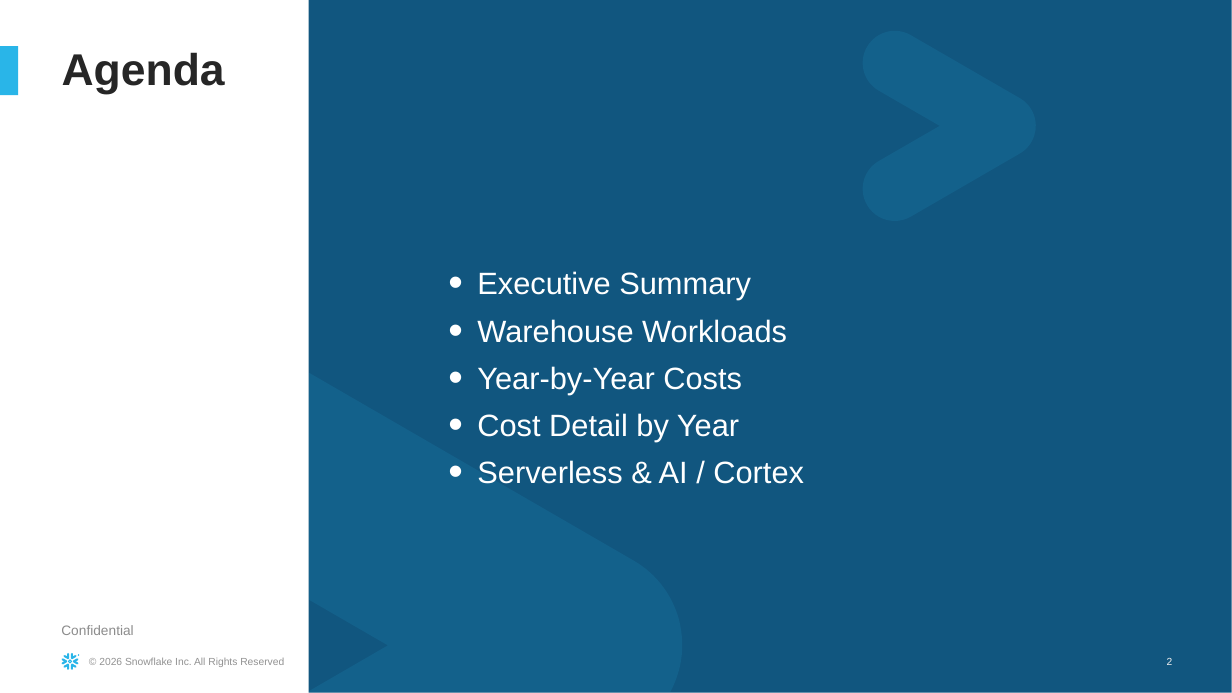
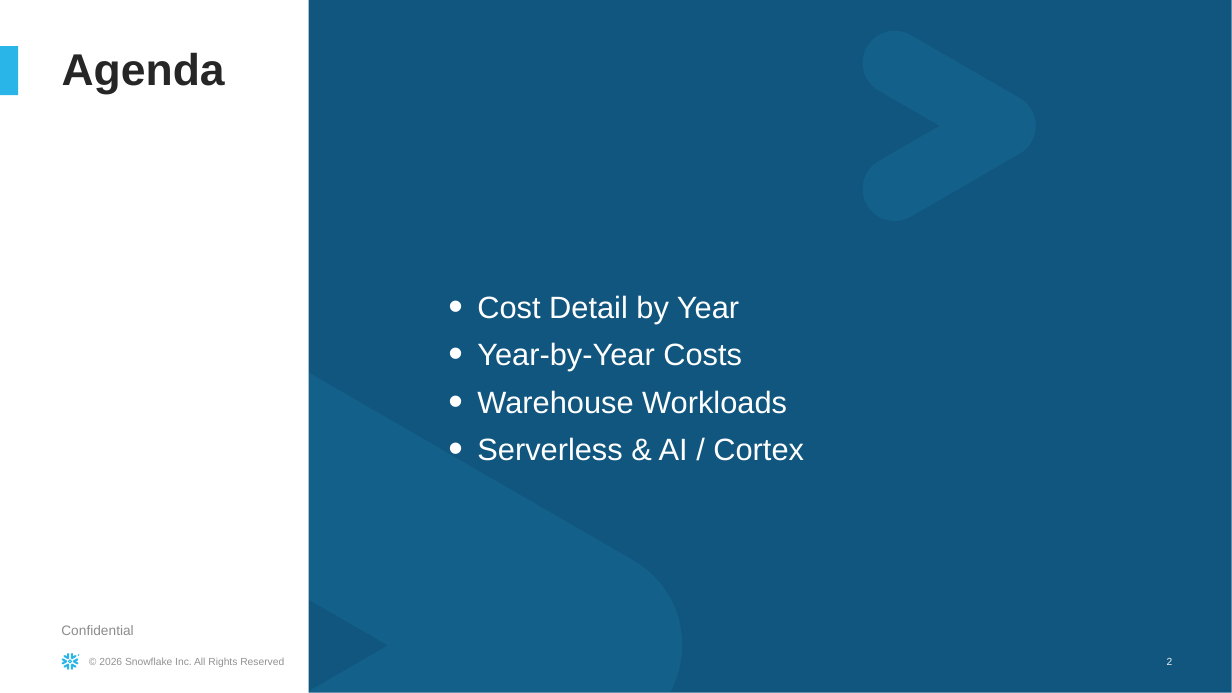
Before and after one commit to sfc-gh-ldeleyritz/snowflake-sizing, a slide deck: slide 2 of assets/templates/sizing-base-template.pptx. Drawn at 1232x693 pixels with LibreOffice and Linux fonts; fonts in the diff are those of the drawing; background and template pictures are left out. Boxes give left, top, right and bottom in pixels: in the first picture for what was removed or moved away, otherwise in the second. Text is boxed around its words. In the diff, an @@ line names an element or a change of style, - is before the commit and + after.

```diff
--- a/assets/templates/sizing-base-template.pptx
+++ b/assets/templates/sizing-base-template.pptx
@@ text at [477,295,742,371]: text changed @@
-• Executive Summary
+• Cost Detail by Year
+• Year-by-Year Costs
@@ text at [477,366,742,442]: paragraphs removed @@
-• Year-by-Year Costs
-• Cost Detail by Year
```
Also in this commit, not shown: 2 slides removed, 4 other files.
